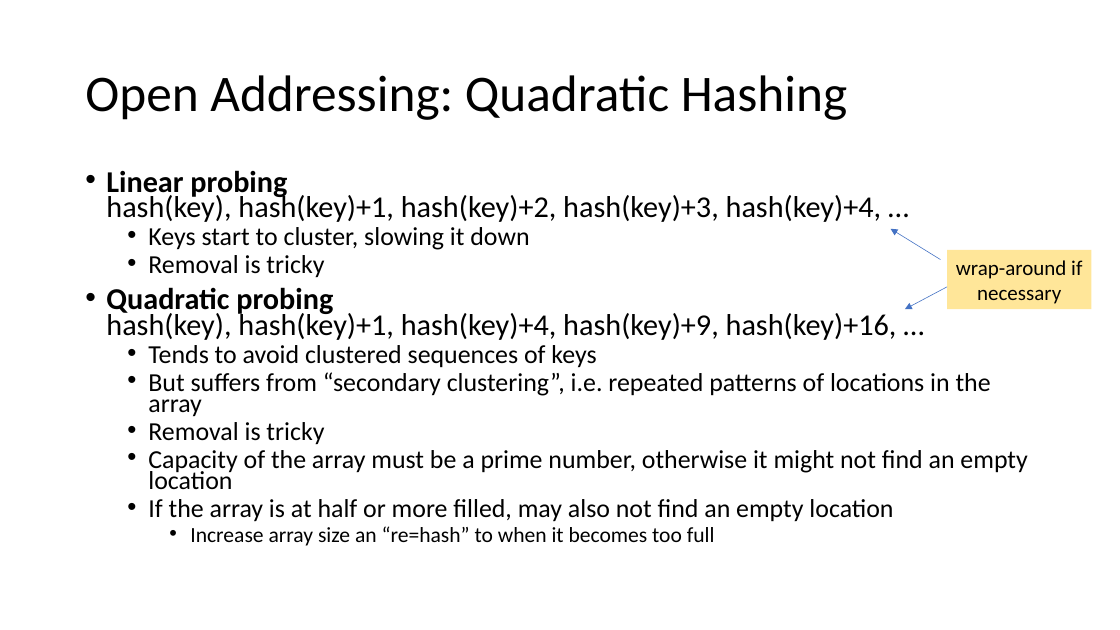
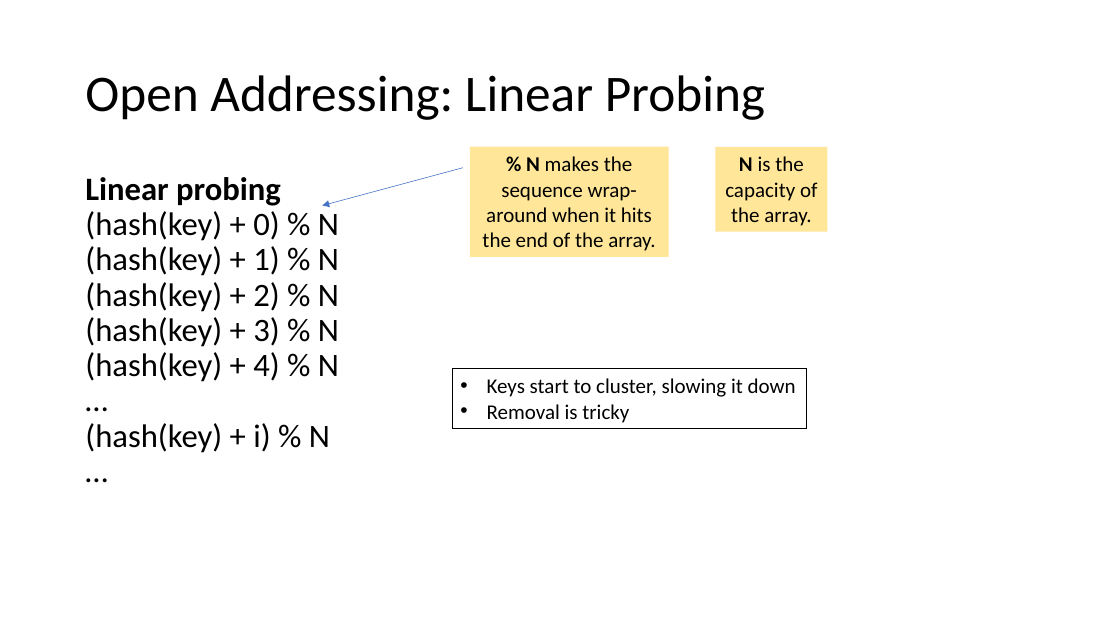
Before and after one commit to tjd1234/cmpt225summer2023, a slide deck: slide 28 of lecture_notes/week8/week8_maps_and_hashing.pptx. Drawn at 1120x630 pixels with LibreOffice and Linux fonts; fonts in the diff are those of the drawing. Boxes give left, top, right and bottom in pixels: in the first picture for what was removed or moved away, otherwise in the second. Text is boxed around its words. In the diff, an @@ line names an element or a change of style, - is before the commit and + after.

```diff
--- a/lecture_notes/week8/week8_maps_and_hashing.pptx
+++ b/lecture_notes/week8/week8_maps_and_hashing.pptx
@@ title at (85,75,765,120): text changed @@
-Open Addressing: Quadratic Hashing
+Open Addressing: Linear Probing
@@ rectangle "% N makes the sequence ...": place and size @@
-rectangle "% N makes the sequence ..." at (948,250,1092,309)
+rectangle "% N makes the sequence ..." at (470,147,669,257)
@@ rectangle added at (716,147,828,232), fill #FFE699, 18 pt, text #000000 @@
+N is the capacity of the array.
@@ text at (85,177,339,453): text changed; size 22.2 to 28 pt @@
-• Linear probing
-  hash(key), hash(key)+1, hash(key)+2, hash(key)+3, hash(key)+4, …
-  • Keys start to cluster, slowing it down
-  • Removal is tricky
-• Quadratic probing
-  hash(key), hash(key)+1, hash(key)+4, hash(key)+9, hash(key)+16, …
-  • Tends to avoid clustered sequences of keys
-  • But suffers from “secondary clustering”, i.e. repeated patterns of locations in the array
-  • Removal is tricky
-  • Capacity of the array must be a prime number, otherwise it might not find an empty location
-  • If the array is at half or more filled, may also not find an empty location
-    • Increase array size an “re=hash” to when it becomes too full
+Linear probing
+(hash(key) + 0) % N
+(hash(key) + 1) % N
+(hash(key) + 2) % N
+(hash(key) + 3) % N
+(hash(key) + 4) % N
+…
+(hash(key) + i) % N
+…
@@ arrow added from (463, 168) to (323, 206), #4472C4 0.5 pt @@
@@ text in rectangle at (482,156,655,251): text changed @@
-wrap-around if necessary
+% N makes the sequence wrap-around when it hits the end of the array.
@@ arrow removed from (941, 260) to (891, 229) @@
@@ arrow removed from (948, 287) to (905, 309) @@
@@ rectangle added at (452,369,807,429), outline #000000 0.75 pt, 18 pt, text #000000 @@
+• Keys start to cluster, slowing it down
+• Removal is tricky
```
Also in this commit, not shown: 22 other slides changed, 1 slide added, 2 other files.
